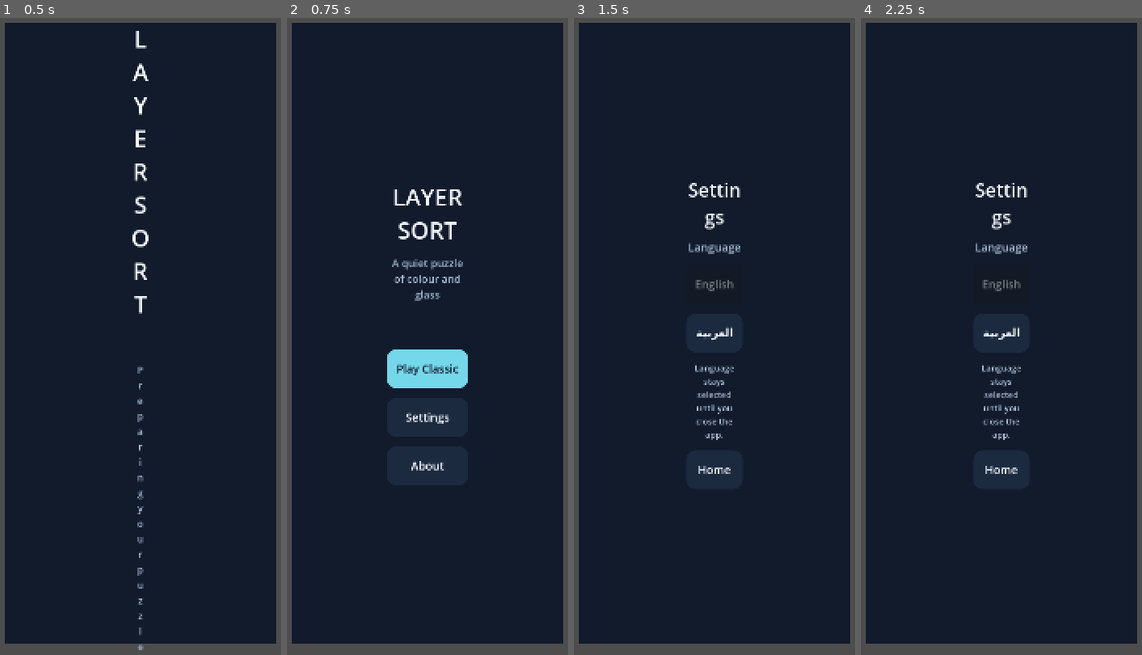
Above: before the commit, frames 1-4 (left to right).
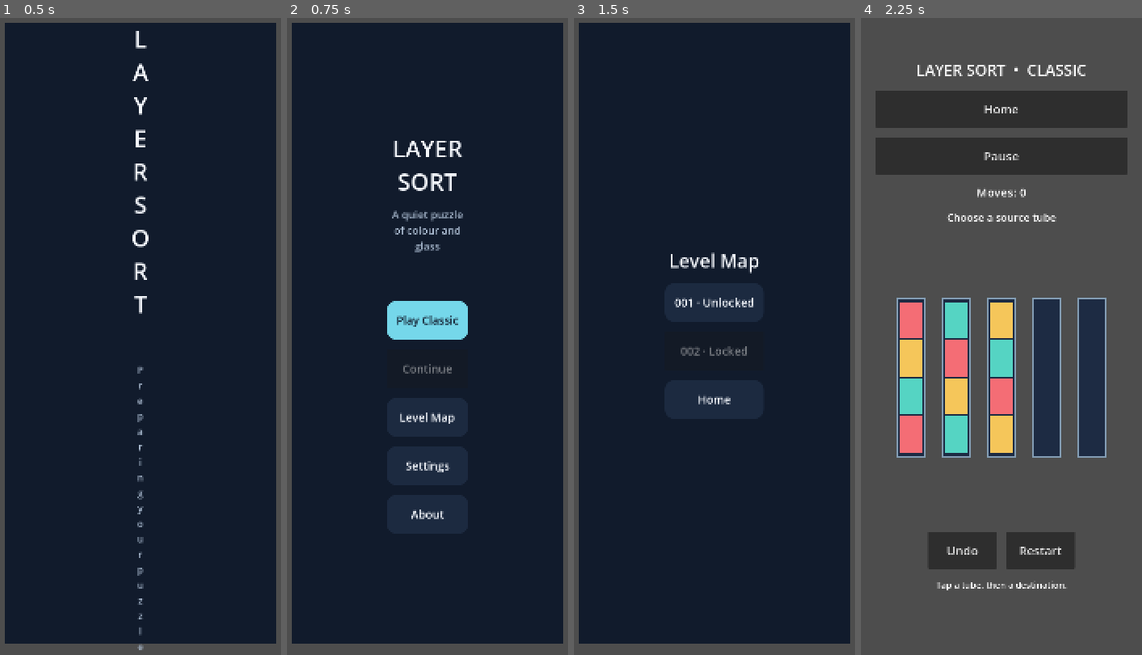
Above: after the commit, the same moments.

Repository: Yoseftext/layer-sort
Game: Godot game, scene res://scenes/navigation/root.tscn
The game is run twice, just before and just after one commit, with the same random seed, the same clock (stepped at 60 frames per second) and the same inputs.
Inputs (mouse positions are in pixels of both pictures, inside the frame that each line leads up to):
- Up to frame 1 (0.5 s): no input
- Up to frame 2 (0.75 s): tap Enter at 0.5 s; move the mouse to (492, 298) at 0.52 s; click (492, 298) at 0.67 s
- Up to frame 3 (1.5 s): click (714, 419) at 1.25 s, where only the run after the commit has a clickable "Level Map"
- Up to frame 4 (2.25 s): click (1001, 304) at 2 s, where only the run after the commit has a clickable "001 · Unlocked"

Frame 1 is identical in both runs. In frame 2, 5.8% of the frame differs, in the area x 35-65%, y 19-79%; in frame 3, 3.0%; in frame 4, 88%, in the area x 1-99%, y 0-99%.

Commit message:
Add G3-B map progression and local recovery

Diff:
--- /dev/null
+++ b/scenes/navigation/level_map.tscn
@@ -0,0 +1,8 @@
+[gd_scene load_steps=2 format=3]
+[ext_resource type="Script" path="res://scripts/ui/level_map_screen.gd" id="1"]
+[node name="LevelMap" type="Control"]
+layout_mode = 3
+anchors_preset = 15
+anchor_right = 1.0
+anchor_bottom = 1.0
+script = ExtResource("1")
--- a/scripts/application/game_session.gd
+++ b/scripts/application/game_session.gd
@@ -58,3 +58,16 @@
 
 func history_size() -> int:
 	return _history.size()
+
+
+func restore_committed(saved: Dictionary) -> void:
+	var restored: GameState = _initial.copy()
+	restored.move_count = saved.move_count
+	for index: int in range(restored.tubes.size()):
+		var layers: Array[int] = []
+		for colour: Variant in saved.tubes[index]:
+			layers.append(int(colour))
+		restored.tubes[index] = TubeModel.new(layers)
+	_state = restored
+	_history.clear()
+	_animation_locked = false
--- a/scripts/application/navigation_state.gd
+++ b/scripts/application/navigation_state.gd
@@ -1,7 +1,7 @@
 class_name NavigationState
 extends RefCounted
 
-enum Route { SPLASH, HOME, SETTINGS, ABOUT, GAME }
+enum Route { SPLASH, HOME, SETTINGS, ABOUT, MAP, GAME }
 
 var route: Route = Route.SPLASH
 var level_id: String = ""
@@ -14,6 +14,10 @@
 
 func open_settings() -> void:
 	route = Route.SETTINGS
+
+
+func open_map() -> void:
+	route = Route.MAP
 
 
 func open_about() -> void:
--- /dev/null
+++ b/scripts/application/progression.gd
@@ -0,0 +1,48 @@
+class_name Progression
+extends RefCounted
+
+var catalog: LevelCatalog
+var completed: Dictionary = {}
+
+
+func _init(level_catalog: LevelCatalog) -> void:
+	catalog = level_catalog
+
+
+func is_unlocked(id: String) -> bool:
+	var index: int = catalog.available_level_ids.find(id)
+	return index >= 0 and (index == 0 or completed.has(catalog.available_level_ids[index - 1]))
+
+
+func record_win(id: String, moves: int) -> bool:
+	if not is_unlocked(id) or moves < 1:
+		return false
+	if completed.has(id):
+		return false
+	completed[id] = {"stars": 1, "best_moves": moves}
+	return true
+
+
+func load_records(value: Variant) -> bool:
+	if not value is Dictionary:
+		return false
+	var records: Dictionary = value
+	var validated: Dictionary = {}
+	for id: Variant in records:
+		if not id is String or catalog.path_for(id).is_empty() or not records[id] is Dictionary:
+			return false
+		var record: Dictionary = records[id]
+		if record.size() != 2 or not record.has("stars") or not record.has("best_moves"):
+			return false
+		if not _positive_integer(record.stars) or record.stars != 1 or not _positive_integer(record.best_moves):
+			return false
+		validated[id] = record.duplicate()
+	for index: int in range(catalog.available_level_ids.size()):
+		if validated.has(catalog.available_level_ids[index]) and index > 0 and not validated.has(catalog.available_level_ids[index - 1]):
+			return false
+	completed = validated
+	return true
+
+
+static func _positive_integer(value: Variant) -> bool:
+	return (typeof(value) == TYPE_INT or typeof(value) == TYPE_FLOAT) and is_finite(float(value)) and value >= 1 and float(value) == float(int(value))
--- /dev/null
+++ b/scripts/application/save_repository.gd
@@ -0,0 +1,101 @@
+class_name SaveRepository
+extends RefCounted
+
+const SCHEMA: int = 1
+const LIMIT: int = 32768
+var directory: String = "user://"
+
+
+func load_latest(catalog: LevelCatalog) -> Dictionary:
+	var best: Dictionary = {"ok": false, "sequence": -1}
+	var found: bool = false
+	for slot: String in ["a", "b"]:
+		var path: String = directory.path_join("save_" + slot + ".json")
+		if not FileAccess.file_exists(path):
+			continue
+		found = true
+		var candidate: Dictionary = _read(path, catalog)
+		if candidate.ok and candidate.sequence > best.sequence:
+			best = candidate
+	if best.ok:
+		return best
+	return {"ok": false, "error": "NO_VALID_SAVE" if found else "NO_SAVE"}
+
+
+func write(sequence: int, completed: Dictionary, active: Dictionary) -> bool:
+	if sequence < 1:
+		return false
+	var payload: Dictionary = {"save_schema_version": SCHEMA, "sequence": sequence, "completed": completed, "active": active}
+	var body: String = JSON.stringify(payload, "", true)
+	var envelope: Dictionary = {"payload": payload, "checksum": JSON.stringify(JSON.parse_string(body), "", true).sha256_text()}
+	var slot: String = "a" if sequence % 2 == 1 else "b"
+	var target: String = directory.path_join("save_" + slot + ".json")
+	var temporary: String = target + ".tmp"
+	var file: FileAccess = FileAccess.open(temporary, FileAccess.WRITE)
+	if file == null:
+		return false
+	file.store_string(JSON.stringify(envelope))
+	file.flush()
+	if file.get_error() != OK:
+		file.close()
+		return false
+	file.close()
+	return DirAccess.rename_absolute(ProjectSettings.globalize_path(temporary), ProjectSettings.globalize_path(target)) == OK
+
+
+func _read(path: String, catalog: LevelCatalog) -> Dictionary:
+	var file: FileAccess = FileAccess.open(path, FileAccess.READ)
+	if file == null or file.get_length() > LIMIT:
+		return {"ok": false}
+	var parser: JSON = JSON.new()
+	if parser.parse(file.get_as_text()) != OK or not parser.data is Dictionary:
+		return {"ok": false}
+	var envelope: Dictionary = parser.data
+	if not envelope.has("payload") or not envelope.payload is Dictionary or not envelope.has("checksum") or not envelope.checksum is String:
+		return {"ok": false}
+	var payload: Dictionary = envelope.payload
+	if JSON.stringify(payload, "", true).sha256_text() != envelope.checksum:
+		return {"ok": false}
+	if payload.get("save_schema_version") != SCHEMA or not Progression._positive_integer(payload.get("sequence")):
+		return {"ok": false}
+	var progress: Progression = Progression.new(catalog)
+	if not progress.load_records(payload.get("completed")):
+		return {"ok": false}
+	if not _valid_active(payload.get("active"), catalog):
+		return {"ok": false}
+	if not payload.active.is_empty() and not progress.is_unlocked(payload.active.level_id):
+		return {"ok": false}
+	return {"ok": true, "sequence": int(payload.sequence), "completed": progress.completed, "active": payload.active}
+
+
+func _valid_active(value: Variant, catalog: LevelCatalog) -> bool:
+	if not value is Dictionary:
+		return false
+	var active: Dictionary = value
+	if active.is_empty():
+		return true
+	if not active.has("level_id") or not active.level_id is String or catalog.path_for(active.level_id).is_empty():
+		return false
+	if not Progression._positive_integer(active.get("content_version")) or not _nonnegative_integer(active.get("move_count")):
+		return false
+	var level: Dictionary = LevelLoader.read_file(catalog.path_for(active.level_id))
+	if not level.ok or level.state.content_version != active.content_version:
+		return false
+	if not active.has("tubes") or not active.tubes is Array or active.tubes.size() != level.state.tubes.size():
+		return false
+	var counts: Dictionary = {}
+	for tube: Variant in active.tubes:
+		if not tube is Array or tube.size() > level.state.capacity:
+			return false
+		for colour: Variant in tube:
+			if not _nonnegative_integer(colour) or colour >= level.palette.size():
+				return false
+			counts[int(colour)] = int(counts.get(int(colour), 0)) + 1
+	for index: int in range(level.palette.size()):
+		if counts.get(index, 0) != level.state.capacity:
+			return false
+	return true
+
+
+static func _nonnegative_integer(value: Variant) -> bool:
+	return (typeof(value) == TYPE_INT or typeof(value) == TYPE_FLOAT) and is_finite(float(value)) and value >= 0 and float(value) == float(int(value))
--- a/scripts/ui/classic_game.gd
+++ b/scripts/ui/classic_game.gd
@@ -3,6 +3,8 @@
 
 signal home_requested
 signal pause_requested
+signal state_committed(state: GameState, won: bool)
+var restored_state: Dictionary = {}
 
 ## G2 test scene only; future G3 navigation may instantiate this scene.
 const LEVEL_PATH: String = "res://content/levels/level_001.json"
@@ -36,6 +38,8 @@
 		add_child(error_label)
 		return
 	_session = GameSession.new(loaded.state)
+	if not restored_state.is_empty():
+		_session.restore_committed(restored_state)
 	_build_ui()
 	_refresh()
 	print(READY_MARKER)
@@ -155,6 +159,7 @@
 	_selected_source = -1
 	_status.text = UiText.get_text("won", language) if result.won else UiText.get_text("moved", language) % result.moved
 	_refresh()
+	state_committed.emit(_session.snapshot(), result.won)
 	print("%s %d %d %d" % [MOVE_MARKER, source, index, result.moved])
 	if result.won:
 		print("LAYER_SORT_G2_WIN")
@@ -175,6 +180,7 @@
 	_selected_source = -1
 	_status.text = UiText.get_text("undone", language) if _session.undo() else UiText.get_text("nothing_to_undo", language)
 	_refresh()
+	state_committed.emit(_session.snapshot(), false)
 	print("LAYER_SORT_G2_UNDO %s" % _session.snapshot().identity())
 
 
@@ -190,6 +196,7 @@
 	_session.restart()
 	_status.text = UiText.get_text("restarted", language)
 	_refresh()
+	state_committed.emit(_session.snapshot(), false)
 	print("LAYER_SORT_G2_RESTART %s" % _session.snapshot().identity())
 
 
--- a/scripts/ui/home_screen.gd
+++ b/scripts/ui/home_screen.gd
@@ -2,11 +2,15 @@
 extends Control
 
 signal play_requested
+signal map_requested
+signal continue_requested
 signal settings_requested
 signal about_requested
 
 var language: String = "en"
 var play_enabled: bool = true
+var continue_enabled: bool = false
+var save_error: bool = false
 
 
 func _ready() -> void:
@@ -15,6 +19,8 @@
 	var column: VBoxContainer = ScreenWidgets.stack(self)
 	column.add_child(ScreenWidgets.label("LAYER SORT", 58))
 	column.add_child(ScreenWidgets.label(UiText.get_text("subtitle", language), 26, true))
+	if save_error:
+		column.add_child(ScreenWidgets.label(UiText.get_text("save_error", language), 23, true))
 	var spacer: Control = Control.new()
 	spacer.custom_minimum_size.y = 70
 	column.add_child(spacer)
@@ -23,6 +29,15 @@
 	play.disabled = not play_enabled
 	column.add_child(play)
 	play.pressed.connect(func() -> void: play_requested.emit())
+	var continue_button: Button = ScreenWidgets.button(UiText.get_text("continue", language))
+	continue_button.name = "ContinueButton"
+	continue_button.disabled = not continue_enabled
+	column.add_child(continue_button)
+	continue_button.pressed.connect(func() -> void: continue_requested.emit())
+	var map_button: Button = ScreenWidgets.button(UiText.get_text("level_map", language))
+	map_button.name = "MapButton"
+	column.add_child(map_button)
+	map_button.pressed.connect(func() -> void: map_requested.emit())
 	var settings: Button = ScreenWidgets.button(UiText.get_text("settings", language))
 	settings.name = "SettingsButton"
 	column.add_child(settings)
--- /dev/null
+++ b/scripts/ui/level_map_screen.gd
@@ -0,0 +1,29 @@
+class_name LevelMapScreen
+extends Control
+
+signal level_requested(id: String)
+signal home_requested
+
+var language: String = "en"
+var catalog: LevelCatalog
+var progression: Progression
+
+
+func _ready() -> void:
+	layout_direction = Control.LAYOUT_DIRECTION_RTL if language == "ar" else Control.LAYOUT_DIRECTION_LTR
+	ScreenWidgets.background(self)
+	var column: VBoxContainer = ScreenWidgets.stack(self)
+	column.add_child(ScreenWidgets.label(UiText.get_text("level_map", language), 46))
+	for id: String in catalog.available_level_ids:
+		var status: String = "completed" if progression.completed.has(id) else ("unlocked" if progression.is_unlocked(id) else "locked")
+		var label: String = id.replace("level_", "") + " · " + UiText.get_text(status, language)
+		if progression.completed.has(id):
+			label += " · " + UiText.get_text("stars", language) % progression.completed[id].stars
+		var button: Button = ScreenWidgets.button(label)
+		button.name = id
+		button.disabled = not progression.is_unlocked(id)
+		column.add_child(button)
+		button.pressed.connect(func() -> void: level_requested.emit(id))
+	var home: Button = ScreenWidgets.button(UiText.get_text("home", language))
+	column.add_child(home)
+	home.pressed.connect(func() -> void: home_requested.emit())
--- a/scripts/ui/navigation_coordinator.gd
+++ b/scripts/ui/navigation_coordinator.gd
@@ -5,12 +5,19 @@
 const HOME_SCENE: PackedScene = preload("res://scenes/navigation/home.tscn")
 const SETTINGS_SCENE: PackedScene = preload("res://scenes/navigation/settings.tscn")
 const ABOUT_SCENE: PackedScene = preload("res://scenes/navigation/about.tscn")
+const MAP_SCENE: PackedScene = preload("res://scenes/navigation/level_map.tscn")
 const PAUSE_SCENE: PackedScene = preload("res://scenes/navigation/pause.tscn")
 const GAME_SCENE: PackedScene = preload("res://scenes/game/classic_game.tscn")
 
 var _state: NavigationState = NavigationState.new()
 var _settings: AppSettings = AppSettings.new()
 var _catalog: LevelCatalog
+var _progression: Progression
+var _saves: SaveRepository = SaveRepository.new()
+var _save_sequence: int = 0
+var _save_blocked: bool = false
+var _active: Dictionary = {}
+var _win_dialog: AcceptDialog
 var _surface: MarginContainer
 var _screen: Control
 var _exit_dialog: ConfirmationDialog
@@ -24,6 +31,15 @@
 	var loaded: Dictionary = LevelCatalog.load_catalog()
 	if loaded.ok:
 		_catalog = loaded.catalog
+		_progression = Progression.new(_catalog)
+		var saved: Dictionary = _saves.load_latest(_catalog)
+		if saved.ok:
+			_progression.load_records(saved.completed)
+			_save_sequence = saved.sequence
+			_active = saved.active
+		elif saved.error != "NO_SAVE":
+			_save_blocked = true
+			push_error("G3B_SAVE_RECOVERY_FAILED")
 	else:
 		push_error("G3_CATALOG_ERROR " + String(loaded.error))
 	_surface = MarginContainer.new()
@@ -48,8 +64,29 @@
 	if _leave_dialog != null and is_instance_valid(_leave_dialog):
 		_leave_dialog.hide()
 	_close_pause()
+	if _state.route == NavigationState.Route.GAME:
+		_active = {}
+		_persist()
 	_state.open_home()
 	_show(HOME_SCENE)
+
+
+func show_map() -> void:
+	if _catalog == null:
+		return
+	_state.open_map()
+	var level_map: LevelMapScreen = MAP_SCENE.instantiate() as LevelMapScreen
+	level_map.language = _settings.language
+	level_map.catalog = _catalog
+	level_map.progression = _progression
+	_replace_screen(level_map)
+	level_map.level_requested.connect(open_level)
+	level_map.home_requested.connect(go_home)
+
+
+func continue_game() -> void:
+	if not _active.is_empty():
+		open_level(String(_active.level_id), true)
 
 
 func show_settings() -> void:
@@ -62,28 +99,39 @@
 	_show(ABOUT_SCENE)
 
 
-func open_level(level_id: String) -> bool:
-	if _catalog == null:
+func open_level(level_id: String, restore: bool = false) -> bool:
+	if _catalog == null or _save_blocked:
 		return false
 	var path: String = _catalog.path_for(level_id)
-	if path.is_empty():
+	if path.is_empty() or not _progression.is_unlocked(level_id):
 		return false
 	var loaded: Dictionary = LevelLoader.read_file(path)
 	if not loaded.ok:
 		push_error("G3_LEVEL_ERROR " + String(loaded.error))
 		return false
+	if String(loaded.state.level_id) != level_id:
+		return false
 	_state.open_game(level_id)
 	var game: ClassicGame = GAME_SCENE.instantiate() as ClassicGame
 	game.level_path = path
 	game.language = _settings.language
+	if restore and _active.get("level_id") == level_id:
+		game.restored_state = _active.duplicate(true)
+	else:
+		_active = _snapshot_data(loaded.state)
+		_persist()
 	_replace_screen(game)
 	game.home_requested.connect(request_home)
 	game.pause_requested.connect(_open_pause)
+	game.state_committed.connect(_on_game_commit)
 	print("LAYER_SORT_G3_GAME_READY " + level_id)
 	return true
 
 
 func go_back() -> void:
+	if _win_dialog != null and _win_dialog.visible:
+		_win_dialog.hide()
+		return
 	if _leave_dialog != null and is_instance_valid(_leave_dialog) and _leave_dialog.visible:
 		_leave_dialog.hide()
 		return
@@ -119,10 +167,14 @@
 	var next: Control = scene.instantiate() as Control
 	next.set("language", _settings.language)
 	if next is HomeScreen:
-		(next as HomeScreen).play_enabled = _catalog != null
+		(next as HomeScreen).play_enabled = _catalog != null and not _save_blocked
+		(next as HomeScreen).continue_enabled = not _active.is_empty() and not _save_blocked
+		(next as HomeScreen).save_error = _save_blocked
 	_replace_screen(next)
 	if next is HomeScreen:
 		(next as HomeScreen).play_requested.connect(_on_play)
+		(next as HomeScreen).map_requested.connect(show_map)
+		(next as HomeScreen).continue_requested.connect(continue_game)
 		(next as HomeScreen).settings_requested.connect(show_settings)
 		(next as HomeScreen).about_requested.connect(show_about)
 	elif next is SettingsScreen:
@@ -140,6 +192,38 @@
 	_screen = next
 	_surface.add_child(next)
 	next.set_anchors_and_offsets_preset(Control.PRESET_FULL_RECT)
+
+
+func _snapshot_data(state: GameState) -> Dictionary:
+	var tubes: Array = []
+	for tube: TubeModel in state.tubes:
+		tubes.append(tube.layers.duplicate())
+	return {"level_id": state.level_id, "content_version": state.content_version, "move_count": state.move_count, "tubes": tubes}
+
+
+func _persist() -> void:
+	if _progression == null or _save_blocked:
+		return
+	if _saves.write(_save_sequence + 1, _progression.completed, _active):
+		_save_sequence += 1
+	else:
+		push_error("G3B_SAVE_WRITE_FAILED")
+
+
+func _on_game_commit(state: GameState, won: bool) -> void:
+	_active = _snapshot_data(state)
+	if won:
+		_progression.record_win(state.level_id, state.move_count)
+		_active = {}
+	_persist()
+	if won:
+		if _win_dialog == null:
+			_win_dialog = AcceptDialog.new()
+			add_child(_win_dialog)
+			_win_dialog.confirmed.connect(show_map)
+		_win_dialog.title = UiText.get_text("completed", _settings.language)
+		_win_dialog.dialog_text = UiText.get_text("completed", _settings.language)
+		_win_dialog.popup_centered()
 
 
 func _on_play() -> void:
--- a/scripts/ui/ui_text.gd
+++ b/scripts/ui/ui_text.gd
@@ -6,6 +6,13 @@
 		"subtitle": "A quiet puzzle of colour and glass",
 		"loading": "Preparing your puzzle…",
 		"play": "Play Classic",
+		"continue": "Continue",
+		"level_map": "Level Map",
+		"locked": "Locked",
+		"unlocked": "Unlocked",
+		"completed": "Completed",
+		"save_error": "Saved progress could not be read. Keep this install for recovery.",
+		"stars": "%d star(s)",
 		"settings": "Settings",
 		"about": "About",
 		"home": "Home",
@@ -53,6 +60,13 @@
 		"subtitle": "لغز هادئ من الألوان والزجاج",
 		"loading": "بنجهز اللغز…",
 		"play": "العب Classic",
+		"continue": "متابعة",
+		"level_map": "خريطة المستويات",
+		"locked": "مقفل",
+		"unlocked": "متاح",
+		"completed": "مكتمل",
+		"save_error": "تعذر قراءة التقدم المحفوظ. احتفظ بالتطبيق لاستعادته.",
+		"stars": "%d نجمة",
 		"settings": "الإعدادات",
 		"about": "عن اللعبة",
 		"home": "الرئيسية",
--- /dev/null
+++ b/tests/g3b/progression_test.gd
@@ -0,0 +1,52 @@
+extends SceneTree
+
+var checks: int = 0
+var failures: int = 0
+
+
+func _initialize() -> void:
+	call_deferred("_run")
+
+
+func _run() -> void:
+	var loaded: Dictionary = LevelCatalog.load_catalog()
+	check(loaded.ok, "catalog")
+	var catalog: LevelCatalog = loaded.catalog
+	var progress: Progression = Progression.new(catalog)
+	check(progress.is_unlocked("level_001") and not progress.is_unlocked("level_002"), "initial lock")
+	check(not progress.record_win("level_002", 2), "locked win refused")
+	check(progress.record_win("level_001", 3), "first win")
+	check(not progress.record_win("level_001", 1), "duplicate win refused")
+	check(progress.completed.level_001.best_moves == 3 and progress.is_unlocked("level_002"), "completion retained and next unlocked")
+	check(not progress.load_records({"level_002": {"stars": 1, "best_moves": 2}}), "gap refused")
+	check(progress.completed.level_001.best_moves == 3, "invalid records do not mutate")
+	var saves: SaveRepository = SaveRepository.new()
+	saves.directory = "user://g3b_test"
+	DirAccess.make_dir_recursive_absolute(ProjectSettings.globalize_path(saves.directory))
+	var initial: Dictionary = LevelLoader.read_file(catalog.path_for("level_001"))
+	var tubes: Array = []
+	for tube: TubeModel in initial.state.tubes:
+		tubes.append(tube.layers.duplicate())
+	var active: Dictionary = {"level_id": "level_001", "content_version": 1, "move_count": 0, "tubes": tubes}
+	check(saves.write(1, progress.completed, active), "write first slot")
+	check(saves.write(2, progress.completed, active), "write second slot")
+	check(saves.load_latest(catalog).get("sequence", -1) == 2, "newest valid loaded")
+	var damaged: FileAccess = FileAccess.open(saves.directory.path_join("save_b.json"), FileAccess.WRITE)
+	damaged.store_string("{partial")
+	damaged.close()
+	check(saves.load_latest(catalog).sequence == 1, "interrupted newer slot recovers older")
+	var future: FileAccess = FileAccess.open(saves.directory.path_join("save_b.json"), FileAccess.WRITE)
+	future.store_string('{"payload":{"save_schema_version":2},"checksum":"x"}')
+	future.close()
+	check(saves.load_latest(catalog).sequence == 1, "unsupported schema preserves older")
+	var invalid: Progression = Progression.new(catalog)
+	check(not invalid.load_records({"level_404": {"stars": 1, "best_moves": 1}}), "unknown level refused")
+	print("G3B_TESTS status=%s checks=%d failures=%d" % ["PASS" if failures == 0 else "FAIL", checks, failures])
+	quit(0 if failures == 0 else 1)
+
+
+func check(value: bool, name: String) -> void:
+	checks += 1
+	if not value:
+		failures += 1
+		push_error("G3B_FAIL " + name)
Not shown, changed: export_presets.cfg
Not shown, added: docs/G3B_IMPLEMENTATION.md
